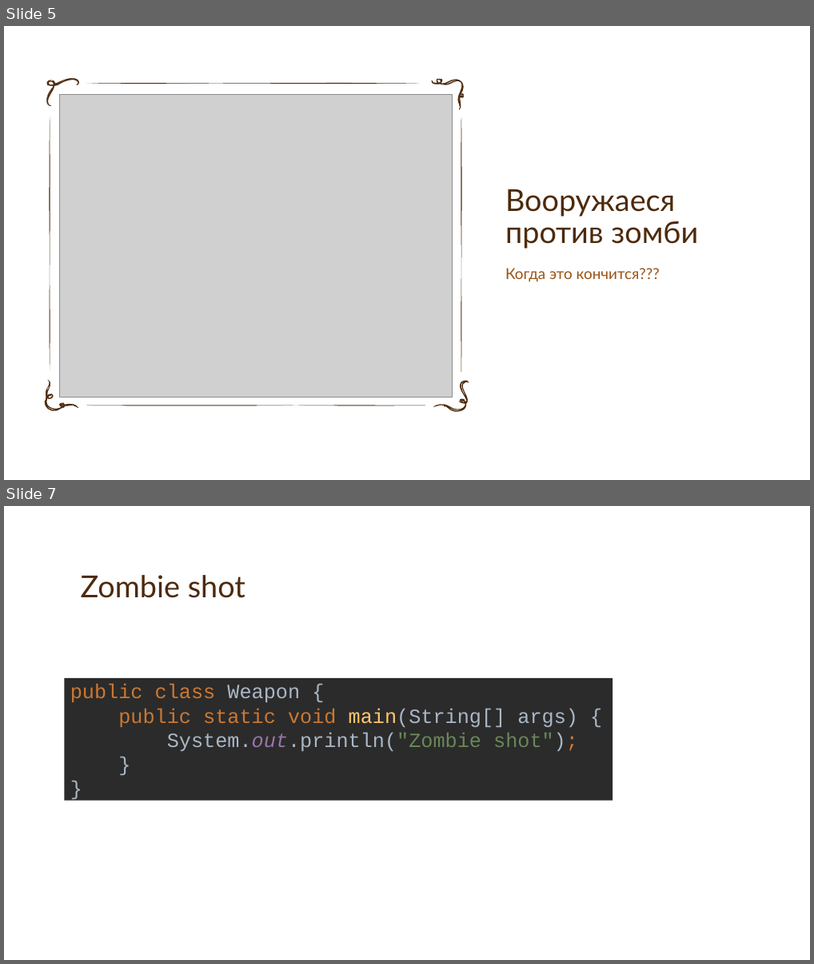
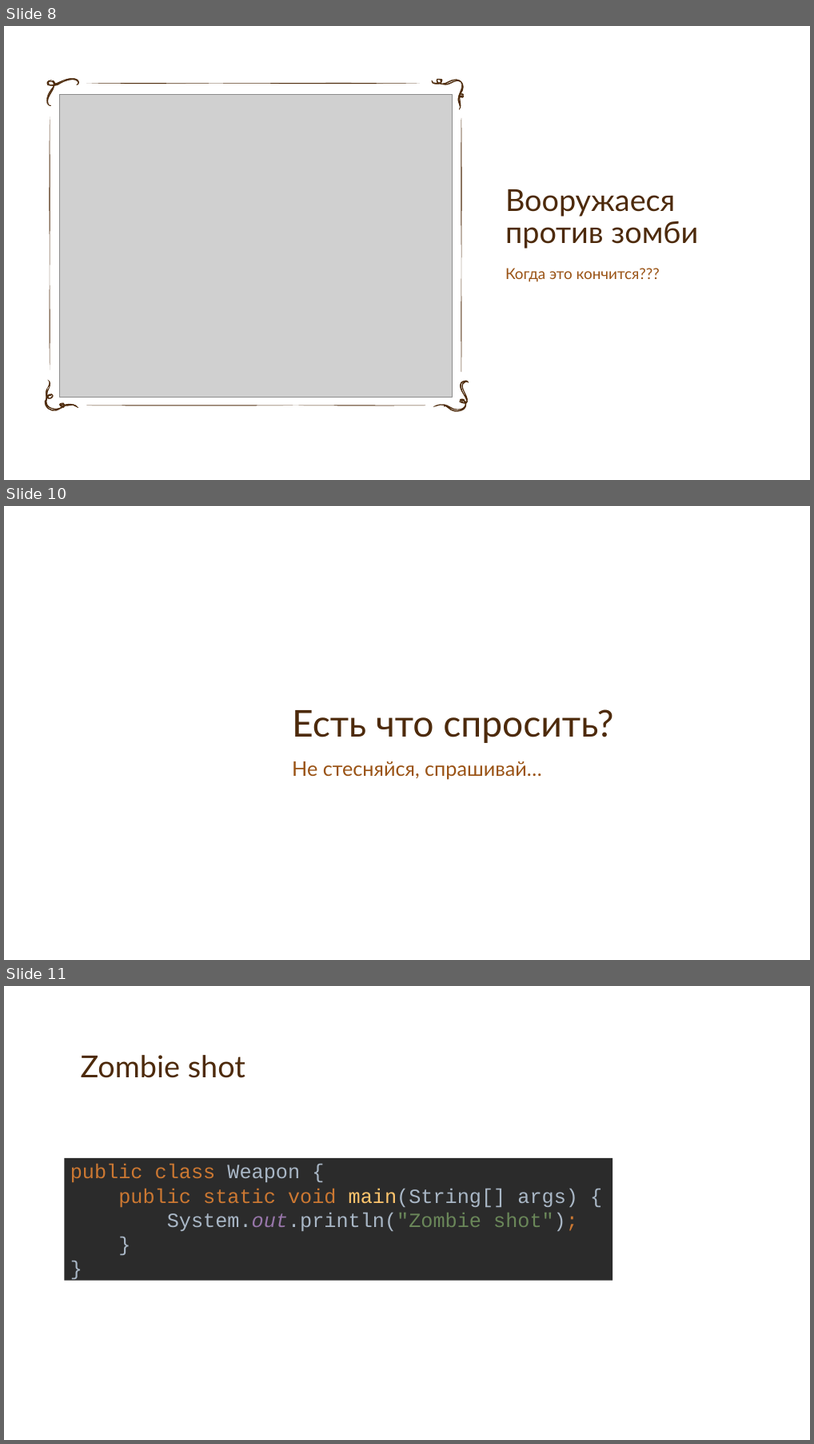
Before and after one commit to SpardaRus/zombieShot, a slide deck: doc/1 Hello World.pptx. Shown one above the other, each under a label of ours: slides 5 and 7 before the commit, slides 8, 10 and 11 after it; the slides between them are not shown. The pictures are 814x964 and 814x1444 pixels, drawn with LibreOffice and Linux fonts; fonts in the diff are those of the drawing; grey boxes stand for pictures; background and template pictures are left out. Boxes give left, top, right and bottom in pixels: in the first picture for what was removed or moved away, otherwise in the second. Text is boxed around its words. In the diff, an @@ line names an element or a change of style, - is before the commit and + after.

```diff
--- a/doc/1 Hello World.pptx
+++ b/doc/1 Hello World.pptx
@@ slide 10 added at [4, 506, 810, 960], background picture (left out) @@
@@ title added at [292, 709, 614, 743], 44 pt, text #4D2A0B @@
+Есть что спросить?
@@ text added at [292, 761, 542, 780], 24 pt, text #9A5315 @@
+Не стесняйся, спрашивай…
@@ what was slide 5 is now slide 8 @@
@@ what was slide 7 is now slide 11 @@
```
Also in this commit, not shown: 3 slides changed, 4 other slides added.
